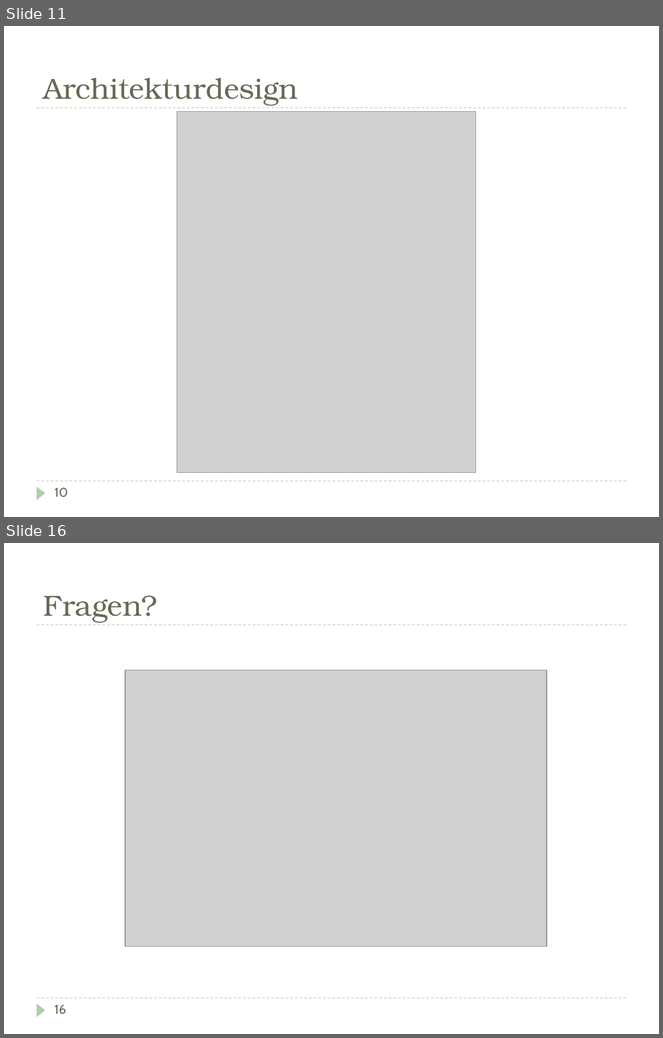
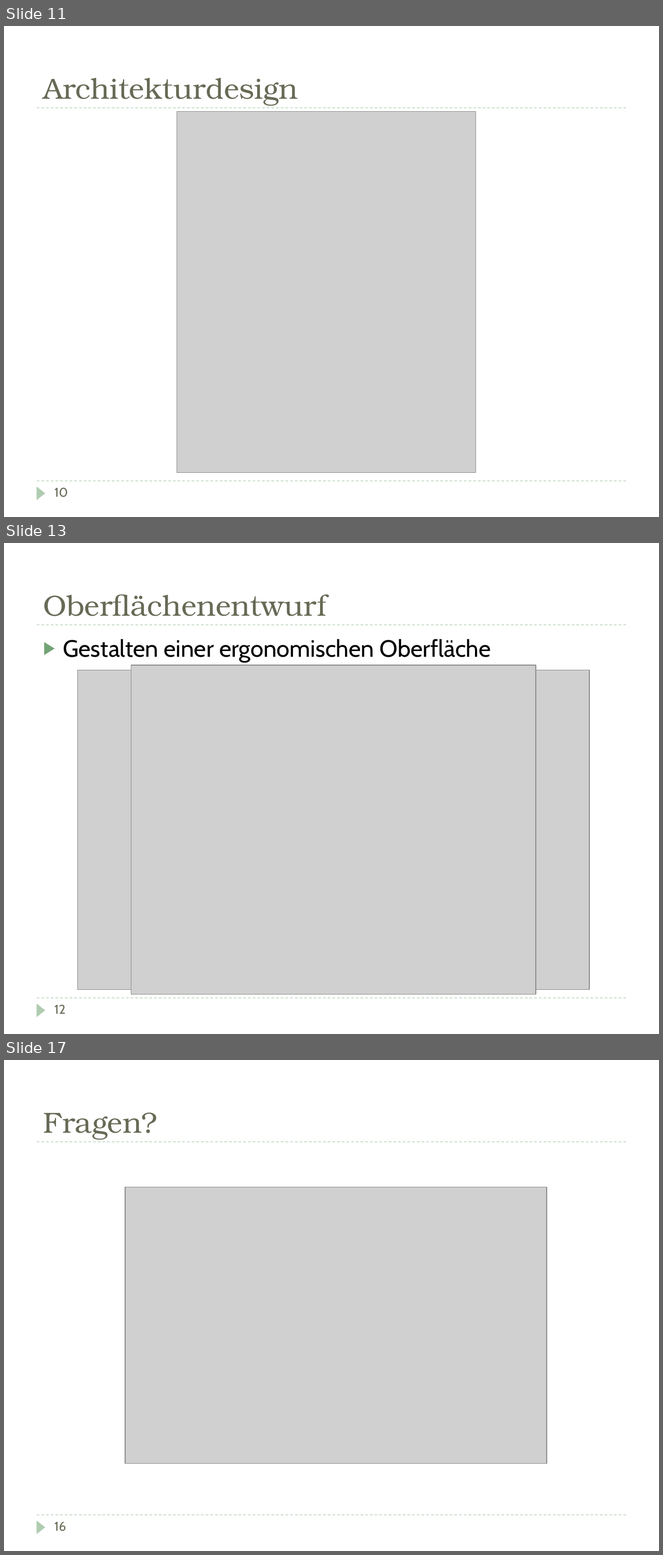
Before and after one commit to DarksideCode/Inventory-Management-System, a slide deck: Doku/Präsentation.pptx. Shown one above the other, each under a label of ours: slides 11 and 16 before the commit, slides 11, 13 and 17 after it; the slides between them are not shown. The pictures are 663x1038 and 663x1555 pixels, drawn with LibreOffice and Linux fonts; fonts in the diff are those of the drawing; grey boxes stand for pictures. Boxes give left, top, right and bottom in pixels: in the first picture for what was removed or moved away, otherwise in the second. Text is boxed around its words. In the diff, an @@ line names an element or a change of style, - is before the commit and + after.

```diff
--- a/Doku/Präsentation.pptx
+++ b/Doku/Präsentation.pptx
@@ slide 13 added at [4, 543, 659, 1034], background #FFFFFF; not listed: 3 template elements that a slide beside it also shows @@
@@ title added at [43, 594, 326, 616], 32 pt, text #676A55 @@
+Oberflächenentwurf
@@ text added at [63, 639, 491, 663], 26 pt, text #000000 @@
+▶ Gestalten einer ergonomischen Oberfläche
@@ picture added at [131, 665, 536, 994] @@
@@ picture added at [77, 670, 589, 990] @@
@@ text added at [54, 1005, 66, 1014], 14 pt, text #676A55 @@
+12
@@ what was slide 16 is now slide 17 @@
```
Also in this commit, not shown: 9 slides changed, 1 other slide added, 2 other files.
